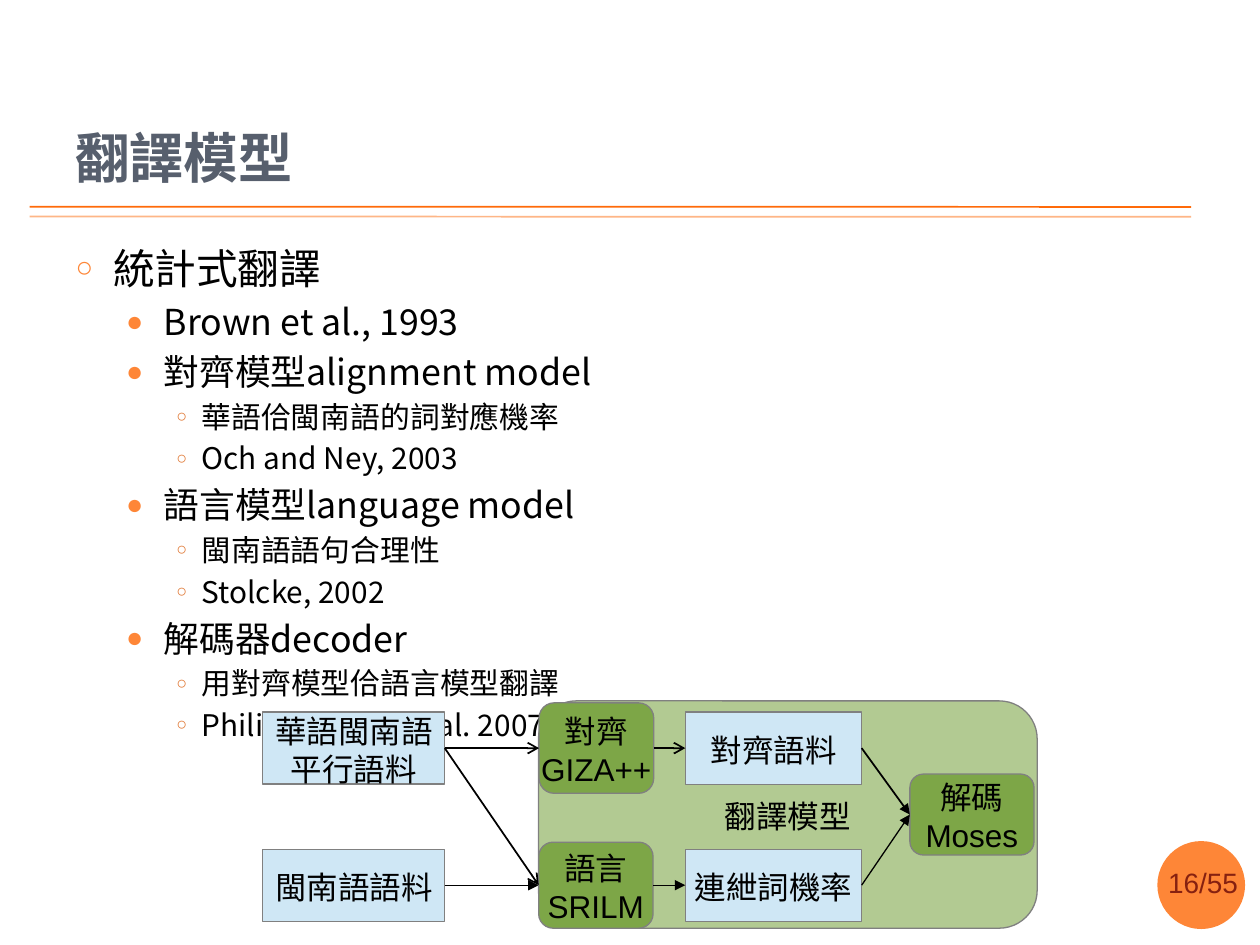
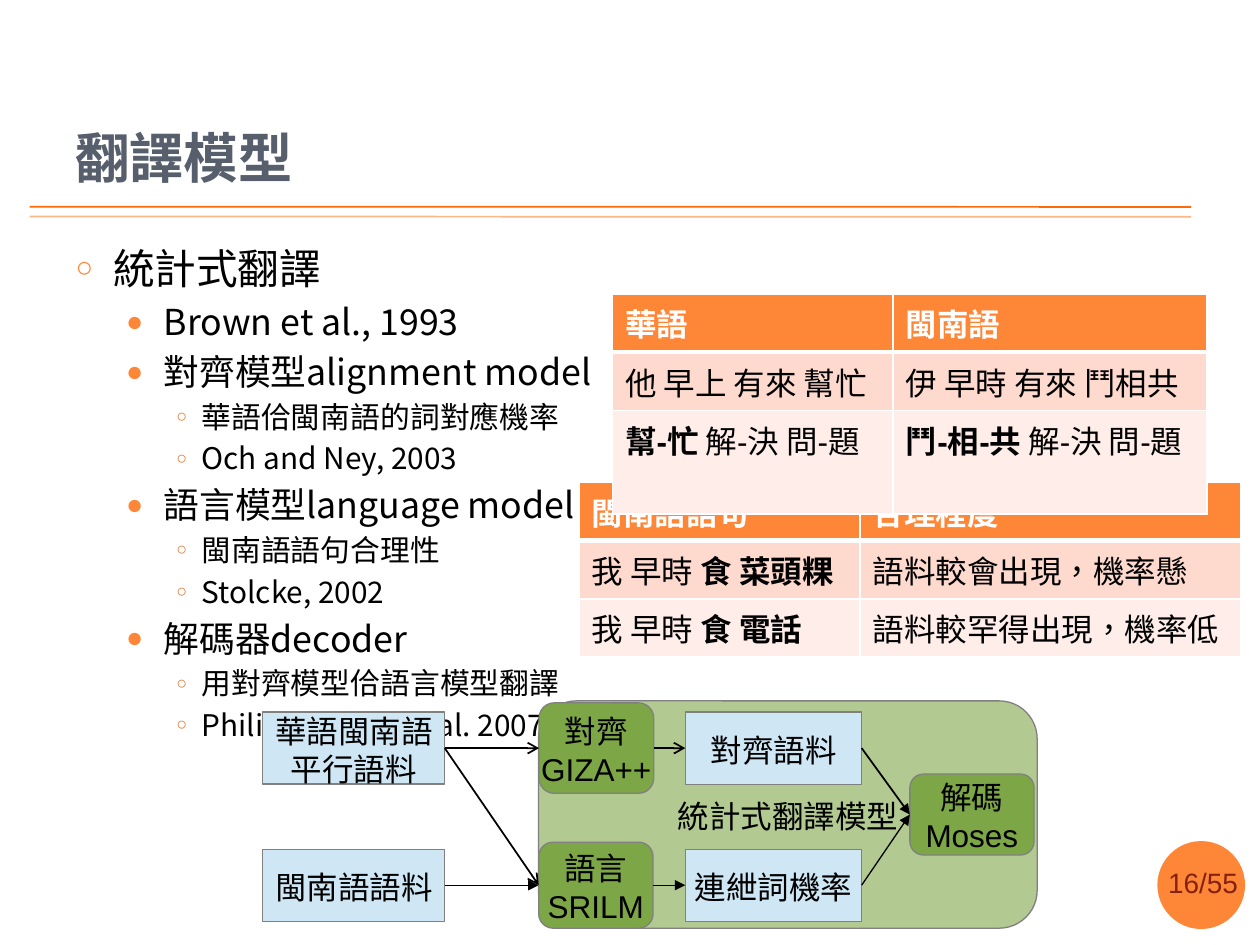
Before and after one commit to sih4sing5hong5/po3-ko3_tau5-iann2-phinn3, a slide deck: slide 16 of 翻譯報告.pptx. Drawn at 1260x945 pixels with LibreOffice and Linux fonts; fonts in the diff are those of the drawing; background and template pictures are left out. Boxes give left, top, right and bottom in pixels: in the first picture for what was removed or moved away, otherwise in the second. Text is boxed around its words. In the diff, an @@ line names an element or a change of style, - is before the commit and + after.

```diff
--- a/翻譯報告.pptx
+++ b/翻譯報告.pptx
@@ table added at (612,294,1207,460), 3 rows, 2 columns @@
+華語 | 閩南語
+他 早上 有來 幫忙 | 伊 早時 有來 鬥相共
+幫-忙 解-決 問-題 | 鬥-相-共 解-決 問-題
@@ table added at (580,483,1241,648), 3 rows, 2 columns @@
+閩南語語句 | 合理程度
+我 早時 食 菜頭粿 | 語料較會出現，機率懸
+我 早時 食 電話 | 語料較罕得出現，機率低
@@ text in rounded rectangle at (678,796,898,837): text changed @@
-翻譯模型
+統計式翻譯模型
```
Also in this commit, not shown: 28 other slides changed, 2 slides added, 1 slide removed.
